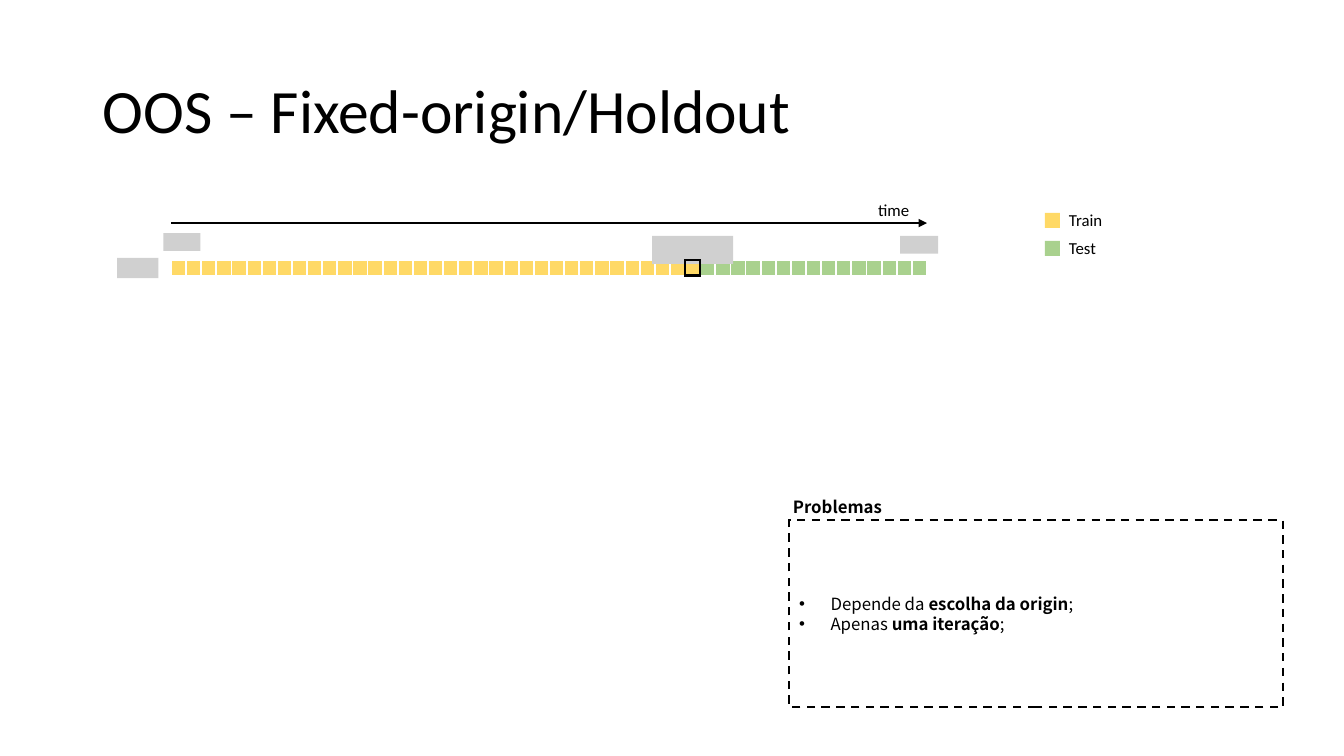
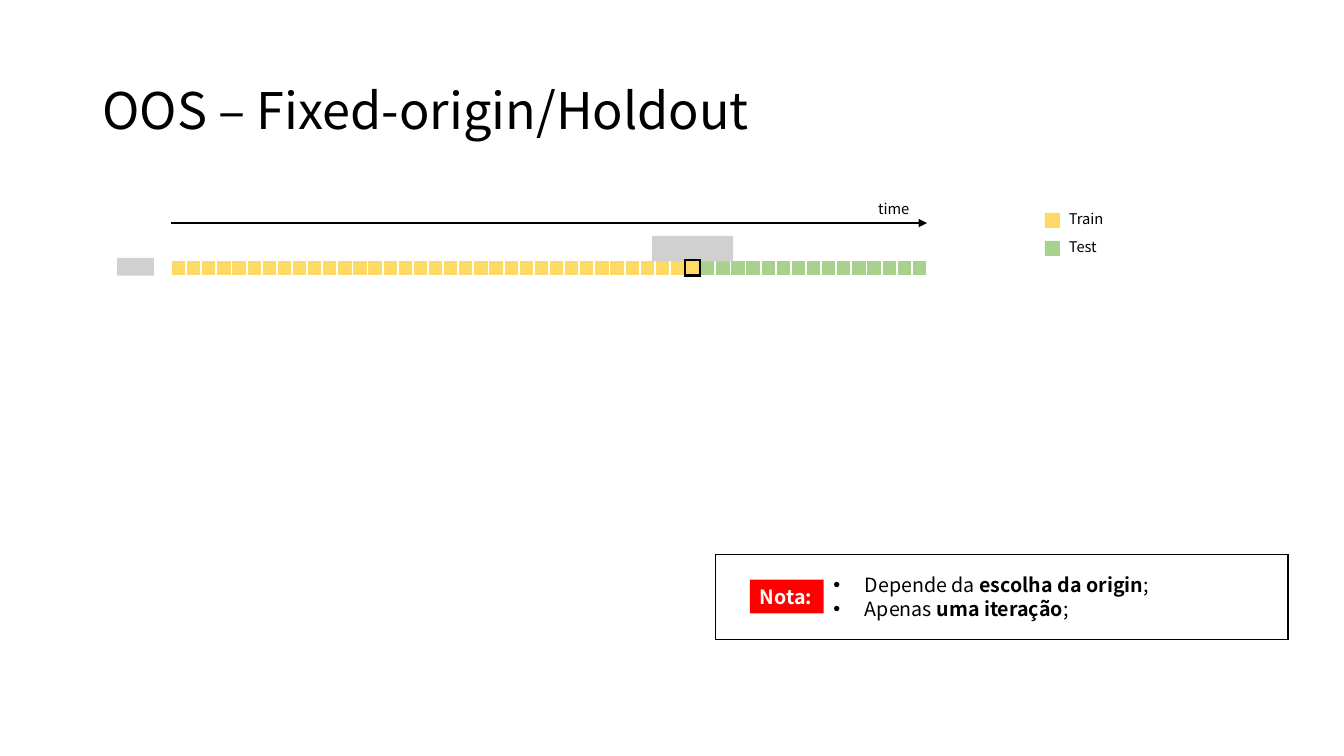
Before and after one commit to MiguelLoureiro98/timecave, a slide deck: slide 12 of papers/.ppt/cvtimeseries.pptx (slide 11 before the commit). Drawn at 1344x756 pixels with LibreOffice and Linux fonts; fonts in the diff are those of the drawing; grey boxes stand for pictures; background and template pictures are left out. Boxes give left, top, right and bottom in pixels: in the first picture for what was removed or moved away, otherwise in the second. Text is boxed around its words. In the diff, an @@ line names an element or a change of style, - is before the commit and + after.

```diff
--- a/papers/.ppt/cvtimeseries.pptx
+++ b/papers/.ppt/cvtimeseries.pptx
@@ title "OOS – Fixed-origin/Holdout" at (102,89,749,142): size 44 to 36 pt, font Calibri to Noto Sans CJK TC @@
@@ picture removed at (163,233,201,251) @@
@@ picture removed at (900,236,939,254) @@
@@ size 12 to 10.5 pt, font Calibri to Noto Sans CJK TC in 3 elements at (878,202,909,214), (1069,212,1103,224), (1069,241,1097,252) @@
@@ picture: place and size @@
-picture at (117,258,158,278)
+picture at (117,258,153,276)
@@ text removed at (793,499,882,514) @@
-Problemas
@@ rectangle added at (716,555,1289,639), outline #000000 1 pt @@
@@ rectangle added at (750,580,824,614), fill #FF0000, 14 pt, text #FFFFFF, bold @@
+Nota:
@@ text "Depende da escolha da origin;": place and size @@
-text "Depende da escolha da origin;" at (789,520,1284,708)
+text "Depende da escolha da origin;" at (865,576,1149,621)
@@ text "Depende da escolha da origin;" at (865,576,1149,621): size 12 to 14 pt; outline #000000 1.5 pt dashed to none @@
```
Also in this commit, not shown: 20 other slides changed, 2 slides added, 1 other file.
